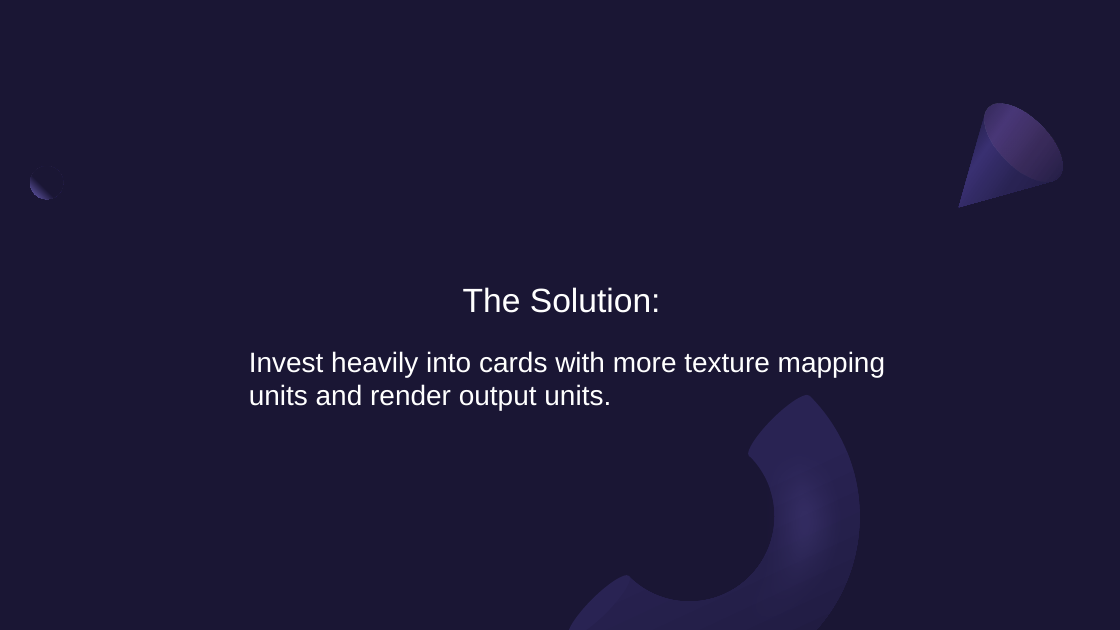
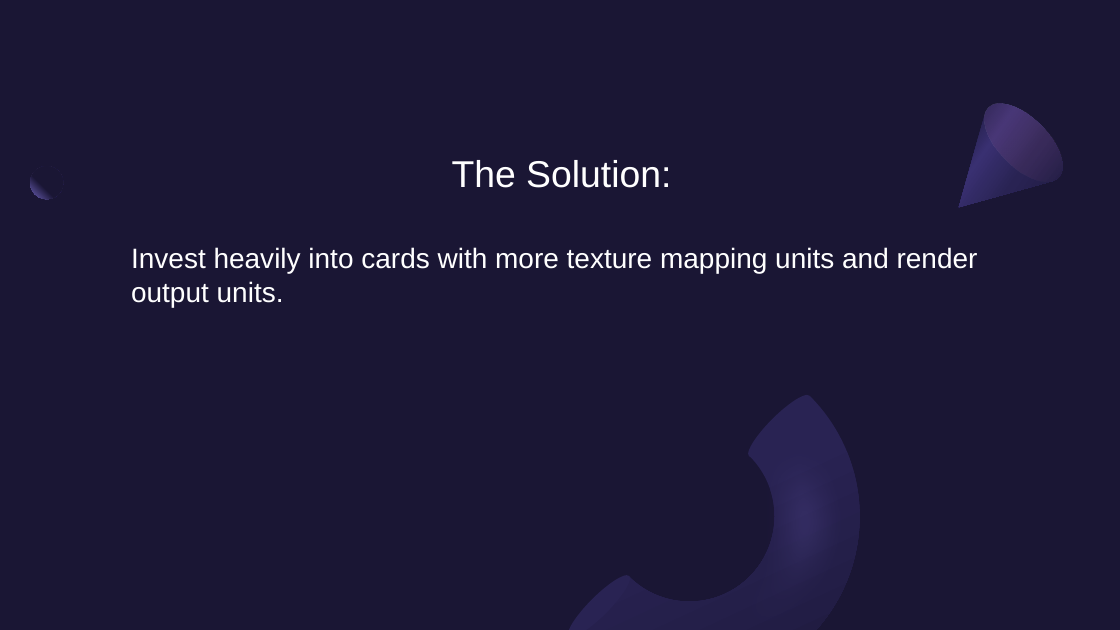
Before and after one commit to Brody-Hill/CapstoneTwo, a slide deck: slide 3 of Reports/Capstone Pres - Brody Hill.pptx. Drawn at 1120x630 pixels with LibreOffice and Linux fonts; fonts in the diff are those of the drawing. Boxes give left, top, right and bottom in pixels: in the first picture for what was removed or moved away, otherwise in the second. Text is boxed around its words. In the diff, an @@ line names an element or a change of style, - is before the commit and + after.

```diff
--- a/Reports/Capstone Pres - Brody Hill.pptx
+++ b/Reports/Capstone Pres - Brody Hill.pptx
@@ title "The Solution:": place and size @@
-title "The Solution:" at <box>463,287,661,313</box>
+title "The Solution:" at <box>452,160,671,188</box>
@@ title "The Solution:" at <box>452,160,671,188</box>: size 28.8 to 32 pt @@
@@ text "Invest heavily into cards with ..." rewrapped from <box>249,351,885,410</box> to <box>131,247,978,307</box> @@
```
Also in this commit, not shown: 1 other slide changed.
